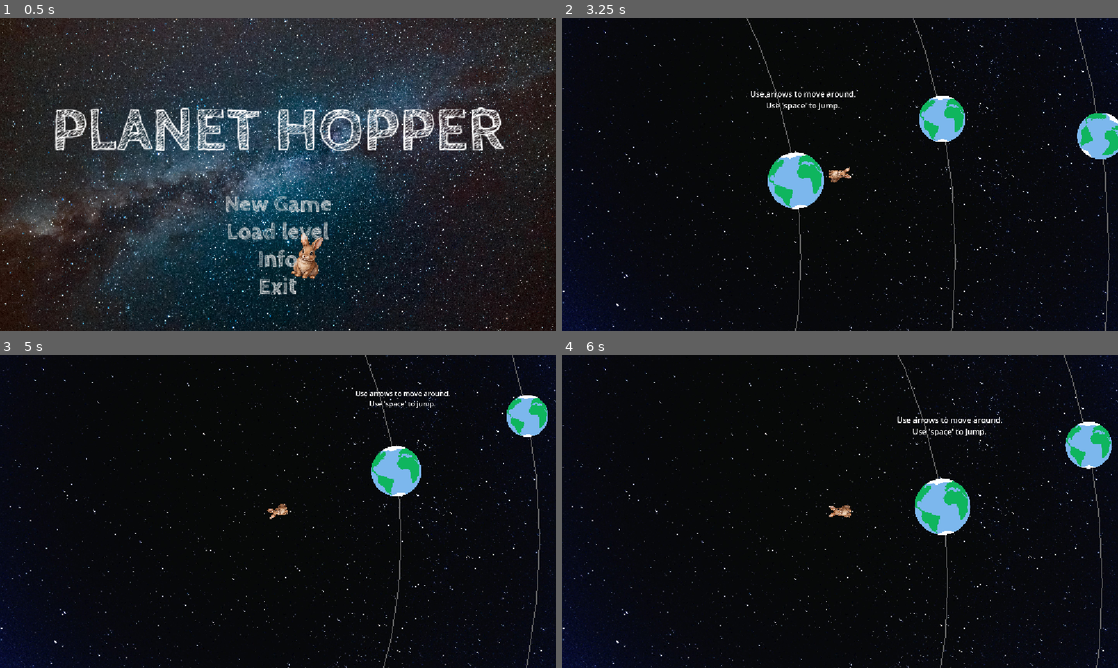
Above: before the commit, frames 1-4 (two rows, left to right).
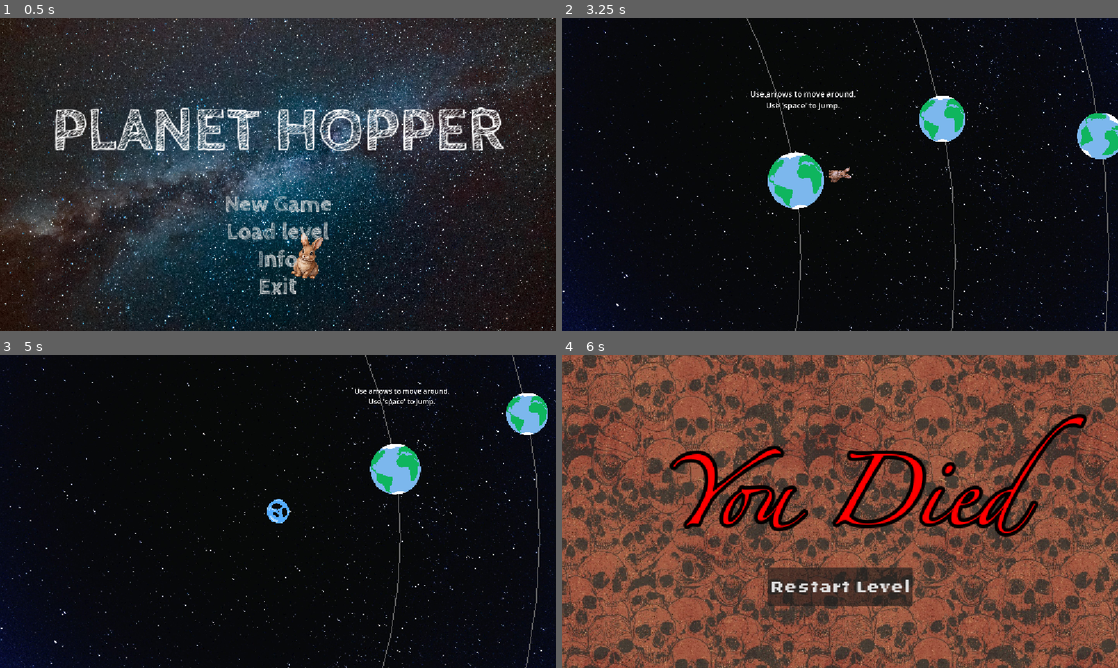
Above: after the commit, the same moments.

Repository: Dandandooo/planet-hopper
Game: Godot game, scene res://levels/main_menu.tscn
The game is run twice, just before and just after one commit, with the same random seed, the same clock (stepped at 60 frames per second) and the same inputs. Sound files missing from this copy of the repository are replaced by a short silence.
Inputs (mouse positions are in pixels of both pictures, inside the frame that each line leads up to):
- Up to frame 1 (0.5 s): no input
- Up to frame 2 (3.25 s): click "New Game" at 0.5 s; tap E (radio) at 1.25, 2, 2.1, 2.75 s; move the mouse to (962, 158) at 1.27 s; hold Right (right) 1.28-2.03 s; tap Space (jump) at 1.35, 1.52, 1.82, 2.27, 2.3, 2.57, 3.05 s; click (962, 158) at 1.42 s; move the mouse to (728, 190) at 2.02 s; hold Left (left) 2.03-2.78 s; move the mouse to (895, 105) at 2.77 s; hold Right (right) from 2.78 s (still down); tap Enter at 2.85 s
- Up to frame 3 (5 s): tap E (radio) at 3.5, 4.25 s; move the mouse to (250, 574) at 3.52 s; tap F at 3.6 s; click (250, 574) at 3.67 s; tap Space (jump) at 3.77, 3.8, 4.07, 4.35, 4.52, 4.82 s; move the mouse to (444, 558) at 4.27 s; release Right (right) at 4.28 s; hold Left (left) from 4.28 s (still down); tap \ (debug, bound only after the commit) at 4.9 s
- Up to frame 4 (6 s): keep holding Left (left); tap E (radio) at 5, 5.1 s; move the mouse to (673, 464) at 5.02 s; tap Space (jump) at 5.27, 5.3, 5.57 s; move the mouse to (867, 511) at 5.77 s; tap Enter at 5.85 s; click (867, 511) at 5.92 s

Frame 1 is identical in both runs. In frame 2, less than 0.1% of the frame differs, in the area x 48-52%, y 48-52%; in frame 3, 1.5%; in frame 4, 97%, in the area x 0-100%, y 0-100%.

Commit message:
basic sounds

Diff:
--- a/components/enemy.gd
+++ b/components/enemy.gd
@@ -31,4 +31,4 @@
 func _on_collision(node: Node):
 	var player = node as Wabbit
 	if player:
-		player.die()
+		player.burn()
--- a/components/geyser.gd
+++ b/components/geyser.gd
@@ -2,20 +2,17 @@
 
 @export var launch_strength = 1000
 
-var beam: Sprite2D
-var timer: Timer
+var geyser_audio = preload("res://assets/sound/geyser.mp3")
+
+@onready var beam: Sprite2D = $GeyserBeam
+@onready var timer: Timer = $Timer
 @export_range(0, 3, 0.1) var geyser_duration: float = 1.0
 
 # Called when the node enters the scene tree for the first time.
 func _ready() -> void:
-	var area = find_child("Area2D") as Area2D
-	if area:
-		area.body_entered.connect(_launch_player)
-	else:
-		print("CANNOT FIND CHILD AREA!")
-	beam = find_child("GeyserBeam") as Sprite2D
-	timer = find_child("Timer") as Timer
+	$Area2D.body_entered.connect(_launch_player)
 	timer.wait_time = geyser_duration
+	$AudioStreamPlayer2D.stream = geyser_audio
 
 func _launch_player(body: Node2D) -> void:
 	var player: Wabbit = body as Wabbit
@@ -23,5 +20,6 @@
 		player.launch(global_rotation - PI/2, launch_strength, true)
 		beam.visible = true
 		timer.start()
+		$AudioStreamPlayer2D.play()
 		await timer.timeout
 		beam.visible = false
--- a/components/geyser.tscn
+++ b/components/geyser.tscn
@@ -29,3 +29,5 @@
 position = Vector2(0.49998808, -289.25)
 scale = Vector2(0.78075695, 1.0025997)
 texture = ExtResource("3_26mgd")
+
+[node name="AudioStreamPlayer2D" type="AudioStreamPlayer2D" parent="."]
--- /dev/null
+++ b/components/landmine.gd
@@ -0,0 +1,12 @@
+class_name Landmine
+extends Area2D
+
+
+# Called when the node enters the scene tree for the first time.
+func _ready() -> void:
+	body_entered.connect(_kill_player)
+
+func _kill_player(node: Node2D):
+	var player = node as Wabbit
+	if player:
+		player.explode()
--- /dev/null
+++ b/components/landmine.tscn
@@ -0,0 +1,19 @@
+[gd_scene load_steps=4 format=3 uid="uid://bnlpe2y1obb5a"]
+
+[ext_resource type="Texture2D" uid="uid://psvp1kt8hkgk" path="res://assets/character_sprite/landmine.png" id="1_d6bgs"]
+[ext_resource type="Script" uid="uid://3cyajfubu0tw" path="res://components/landmine.gd" id="1_egmv0"]
+
+[sub_resource type="RectangleShape2D" id="RectangleShape2D_egmv0"]
+size = Vector2(670, 290)
+
+[node name="Landmine" type="Area2D"]
+script = ExtResource("1_egmv0")
+
+[node name="Landmine" type="Sprite2D" parent="."]
+scale = Vector2(0.05, 0.05)
+texture = ExtResource("1_d6bgs")
+
+[node name="CollisionShape2D" type="CollisionShape2D" parent="."]
+position = Vector2(0.5, -5.5)
+scale = Vector2(0.1, 0.1)
+shape = SubResource("RectangleShape2D_egmv0")
--- a/components/star.gd
+++ b/components/star.gd
@@ -18,4 +18,4 @@
 func _kill_node(node: Node):
 	var player = node as Wabbit
 	if player:
-		player.die()
+		player.burn()
--- a/components/wabbit.gd
+++ b/components/wabbit.gd
@@ -6,7 +6,12 @@
 @export_range(0, 1000, 50) var jumpspeed: float = 1000
 @export_range(0, 10, 1) var grav_strength: float = 3
 
-var death_sound = preload("res://assets/sound/yoda.mp3")
+var jump_sound = preload("res://assets/sound/jump.mp3")
+var walk_sound = preload("res://assets/sound/slide.mp3")
+
+var pop_sound = preload("res://assets/sound/pop.mp3")
+var burn_sound = preload("res://assets/sound/yoda.mp3")
+var boom_sound = preload("res://assets/sound/explosion.mp3")
 var is_dead: bool = false
 
 var min_gravity: float = 50
@@ -45,6 +50,9 @@
 func _physics_process(delta: float) -> void:
 	if is_dead:
 		return
+
+	if Input.is_action_pressed("debug"):
+		suffocate()
 
 	_zoom_to_planets()
 	_check_air_time(delta)
@@ -65,7 +73,10 @@
 	else:
 		_walk(delta)
 		if Input.is_action_pressed(inputs.jump):
+			$AudioStreamPlayer2D.stream = jump_sound
+			$AudioStreamPlayer2D.play()
 			launch(global_rotation - PI/2, jumpspeed)
+
 
 func _apply_gravity(delta: float) -> void:
 	var grav = Vector2(0, 0)
@@ -92,6 +103,13 @@
 
 func _walk(delta: float) -> void:
 	var walk = Input.get_axis(inputs.left, inputs.right)
+	if walk != 0:
+		if not $AudioStreamPlayer2D.playing:
+			$AudioStreamPlayer2D.stream = walk_sound
+			$AudioStreamPlayer2D.play()
+	else:
+		if not is_dead:
+			$AudioStreamPlayer2D.stop()
 
 	current_planet_angle += movespeed * walk / current_planet_radius
 
@@ -144,9 +162,11 @@
 	if gravity_enabled:
 		air_time += delta
 		if air_time >= max_air_time:
-			die()
+			suffocate()
+		$Wabbit.modulate = Color(1 - air_time / max_air_time, 1 - air_time / max_air_time, 1, 1)
 	else:
 		air_time = 0.0
+		$Wabbit.modulate = Color(1, 1, 1, 1)
 
 func _check_enemy_collision() -> void:
 	"""Check if wabbit has collided with an enemy"""
@@ -154,19 +174,44 @@
 		var collision = get_slide_collision(i)
 		var collider = collision.get_collider()
 		if collider and collider.is_in_group("enemy"):
-			die()
+			burn()
 			return
 
 func burn() -> void:
-	# TODO
-	die()
-
-func die() -> void:
 	if is_dead:
 		return
 	is_dead = true
-	$AudioStreamPlayer2D.stream = death_sound
+	$AudioStreamPlayer2D.stream = burn_sound
 	$AudioStreamPlayer2D.play()
 	$DeathFire.visible = true
 	await get_tree().create_timer(1).timeout
+	die()
+
+func suffocate() -> void:
+	if is_dead:
+		return
+	is_dead = true
+	$AudioStreamPlayer2D.stream = pop_sound
+	$AudioStreamPlayer2D.play()
+	$Wabbit.visible = false
+	$PopSprite.visible = true
+	$PopSprite.play()
+	await get_tree().create_timer(1).timeout
+	die()
+
+func explode() -> void:
+	if is_dead:
+		return
+	is_dead = true
+	$AudioStreamPlayer2D.stream = boom_sound
+	$AudioStreamPlayer2D.play()
+	$Wabbit.visible = false
+	$ExplodeSprite.visible = true
+	$ExplodeSprite.play()
+	await get_tree().create_timer(1).timeout
+	die()
+
+func die() -> void:
+	assert(is_dead, "how did you die?")
+	$AudioStreamPlayer2D.stop()
 	get_tree().change_scene_to_file("res://levels/death_screen.tscn")
--- a/components/wabbit.tscn
+++ b/components/wabbit.tscn
@@ -1,13 +1,269 @@
-[gd_scene load_steps=7 format=3 uid="uid://cnwn1hmwygwlf"]
+[gd_scene load_steps=45 format=3 uid="uid://cnwn1hmwygwlf"]
 
 [ext_resource type="Texture2D" uid="uid://cw0au8ogm10i4" path="res://assets/character_sprite/rabbit.svg" id="1_6xmfo"]
 [ext_resource type="Script" uid="uid://bw1pmvy3aqyq0" path="res://components/wabbit.gd" id="1_bsh7b"]
 [ext_resource type="Resource" uid="uid://d4dbata8efl1k" path="res://components/wabbit_inputs.tres" id="2_oga63"]
 [ext_resource type="Texture2D" uid="uid://c7p364srsx382" path="res://assets/character_sprite/fire.png" id="3_xe7d7"]
 [ext_resource type="Texture2D" uid="uid://crteyodrlkmyy" path="res://assets/character_sprite/wabbit.png" id="4_18x16"]
+[ext_resource type="Texture2D" uid="uid://bgdqq0b5u0nyp" path="res://assets/character_sprite/explosion.png" id="6_nuiyv"]
+[ext_resource type="Texture2D" uid="uid://chpot0y0hy3cx" path="res://assets/character_sprite/pop.png" id="6_yu05o"]
 
 [sub_resource type="RectangleShape2D" id="RectangleShape2D_oga63"]
 size = Vector2(68, 80)
+
+[sub_resource type="AtlasTexture" id="AtlasTexture_tuiva"]
+atlas = ExtResource("6_nuiyv")
+region = Rect2(0, 0, 208, 256)
+
+[sub_resource type="AtlasTexture" id="AtlasTexture_bqd5r"]
+atlas = ExtResource("6_nuiyv")
+region = Rect2(208, 0, 208, 256)
+
+[sub_resource type="AtlasTexture" id="AtlasTexture_v1esi"]
+atlas = ExtResource("6_nuiyv")
+region = Rect2(416, 0, 208, 256)
+
+[sub_resource type="AtlasTexture" id="AtlasTexture_61v7n"]
+atlas = ExtResource("6_nuiyv")
+region = Rect2(624, 0, 208, 256)
+
+[sub_resource type="AtlasTexture" id="AtlasTexture_nymug"]
+atlas = ExtResource("6_nuiyv")
+region = Rect2(832, 0, 208, 256)
+
+[sub_resource type="AtlasTexture" id="AtlasTexture_eyg2o"]
+atlas = ExtResource("6_nuiyv")
+region = Rect2(1040, 0, 208, 256)
+
+[sub_resource type="AtlasTexture" id="AtlasTexture_45bnv"]
+atlas = ExtResource("6_nuiyv")
+region = Rect2(1248, 0, 208, 256)
+
+[sub_resource type="AtlasTexture" id="AtlasTexture_a15ew"]
+atlas = ExtResource("6_nuiyv")
+region = Rect2(1456, 0, 208, 256)
+
+[sub_resource type="AtlasTexture" id="AtlasTexture_mirf7"]
+atlas = ExtResource("6_nuiyv")
+region = Rect2(1664, 0, 208, 256)
+
+[sub_resource type="AtlasTexture" id="AtlasTexture_ohom2"]
+atlas = ExtResource("6_nuiyv")
+region = Rect2(1872, 0, 208, 256)
+
+[sub_resource type="AtlasTexture" id="AtlasTexture_rqka1"]
+atlas = ExtResource("6_nuiyv")
+region = Rect2(2080, 0, 208, 256)
+
+[sub_resource type="AtlasTexture" id="AtlasTexture_opq88"]
+atlas = ExtResource("6_nuiyv")
+region = Rect2(2288, 0, 208, 256)
+
+[sub_resource type="AtlasTexture" id="AtlasTexture_ituhg"]
+atlas = ExtResource("6_nuiyv")
+region = Rect2(2496, 0, 208, 256)
+
+[sub_resource type="AtlasTexture" id="AtlasTexture_82ytt"]
+atlas = ExtResource("6_nuiyv")
+region = Rect2(2704, 0, 208, 256)
+
+[sub_resource type="AtlasTexture" id="AtlasTexture_7kpkg"]
+atlas = ExtResource("6_nuiyv")
+region = Rect2(2912, 0, 208, 256)
+
+[sub_resource type="AtlasTexture" id="AtlasTexture_wnwnv"]
+atlas = ExtResource("6_nuiyv")
+region = Rect2(3120, 0, 208, 256)
+
+[sub_resource type="AtlasTexture" id="AtlasTexture_bw3np"]
+atlas = ExtResource("6_nuiyv")
+region = Rect2(3328, 0, 208, 256)
+
+[sub_resource type="AtlasTexture" id="AtlasTexture_rx0k8"]
+atlas = ExtResource("6_nuiyv")
+region = Rect2(3536, 0, 208, 256)
+
+[sub_resource type="AtlasTexture" id="AtlasTexture_ivn8p"]
+atlas = ExtResource("6_nuiyv")
+region = Rect2(3744, 0, 208, 256)
+
+[sub_resource type="AtlasTexture" id="AtlasTexture_ps5a8"]
+atlas = ExtResource("6_nuiyv")
+region = Rect2(3952, 0, 208, 256)
+
+[sub_resource type="AtlasTexture" id="AtlasTexture_lp5af"]
+atlas = ExtResource("6_nuiyv")
+region = Rect2(4160, 0, 208, 256)
+
+[sub_resource type="AtlasTexture" id="AtlasTexture_vybl0"]
+atlas = ExtResource("6_nuiyv")
+region = Rect2(4368, 0, 208, 256)
+
+[sub_resource type="AtlasTexture" id="AtlasTexture_3jxr2"]
+atlas = ExtResource("6_nuiyv")
+region = Rect2(4576, 0, 208, 256)
+
+[sub_resource type="AtlasTexture" id="AtlasTexture_q6van"]
+atlas = ExtResource("6_nuiyv")
+region = Rect2(4784, 0, 208, 256)
+
+[sub_resource type="AtlasTexture" id="AtlasTexture_54bc7"]
+atlas = ExtResource("6_nuiyv")
+region = Rect2(4992, 0, 208, 256)
+
+[sub_resource type="AtlasTexture" id="AtlasTexture_7vd42"]
+atlas = ExtResource("6_nuiyv")
+region = Rect2(5200, 0, 208, 256)
+
+[sub_resource type="AtlasTexture" id="AtlasTexture_6j448"]
+atlas = ExtResource("6_nuiyv")
+region = Rect2(5408, 0, 208, 256)
+
+[sub_resource type="SpriteFrames" id="SpriteFrames_d57hl"]
+animations = [{
+"frames": [{
+"duration": 1.0,
+"texture": SubResource("AtlasTexture_tuiva")
+}, {
+"duration": 1.0,
+"texture": SubResource("AtlasTexture_bqd5r")
+}, {
+"duration": 1.0,
+"texture": SubResource("AtlasTexture_v1esi")
+}, {
+"duration": 1.0,
+"texture": SubResource("AtlasTexture_61v7n")
+}, {
+"duration": 1.0,
+"texture": SubResource("AtlasTexture_nymug")
+}, {
+"duration": 1.0,
+"texture": SubResource("AtlasTexture_eyg2o")
+}, {
+"duration": 1.0,
+"texture": SubResource("AtlasTexture_45bnv")
+}, {
+"duration": 1.0,
+"texture": SubResource("AtlasTexture_a15ew")
+}, {
+"duration": 1.0,
+"texture": SubResource("AtlasTexture_mirf7")
+}, {
+"duration": 1.0,
+"texture": SubResource("AtlasTexture_ohom2")
+}, {
+"duration": 1.0,
+"texture": SubResource("AtlasTexture_rqka1")
+}, {
+"duration": 1.0,
+"texture": SubResource("AtlasTexture_opq88")
+}, {
+"duration": 1.0,
+"texture": SubResource("AtlasTexture_ituhg")
+}, {
+"duration": 1.0,
+"texture": SubResource("AtlasTexture_82ytt")
+}, {
+"duration": 1.0,
+"texture": SubResource("AtlasTexture_7kpkg")
+}, {
+"duration": 1.0,
+"texture": SubResource("AtlasTexture_wnwnv")
+}, {
+"duration": 1.0,
+"texture": SubResource("AtlasTexture_bw3np")
+}, {
+"duration": 1.0,
+"texture": SubResource("AtlasTexture_rx0k8")
+}, {
+"duration": 1.0,
+"texture": SubResource("AtlasTexture_ivn8p")
+}, {
+"duration": 1.0,
+"texture": SubResource("AtlasTexture_ps5a8")
+}, {
+"duration": 1.0,
+"texture": SubResource("AtlasTexture_lp5af")
+}, {
+"duration": 1.0,
+"texture": SubResource("AtlasTexture_vybl0")
+}, {
+"duration": 1.0,
+"texture": SubResource("AtlasTexture_3jxr2")
+}, {
+"duration": 1.0,
+"texture": SubResource("AtlasTexture_q6van")
+}, {
+"duration": 1.0,
+"texture": SubResource("AtlasTexture_54bc7")
+}, {
+"duration": 1.0,
+"texture": SubResource("AtlasTexture_7vd42")
+}, {
+"duration": 1.0,
+"texture": SubResource("AtlasTexture_6j448")
+}],
+"loop": false,
+"name": &"default",
+"speed": 30.0
+}]
+
+[sub_resource type="AtlasTexture" id="AtlasTexture_nuiyv"]
+atlas = ExtResource("6_yu05o")
+region = Rect2(0, 0, 200, 200)
+
+[sub_resource type="AtlasTexture" id="AtlasTexture_7j0ce"]
+atlas = ExtResource("6_yu05o")
+region = Rect2(200, 0, 200, 200)
+
+[sub_resource type="AtlasTexture" id="AtlasTexture_b5g8v"]
+atlas = ExtResource("6_yu05o")
+region = Rect2(400, 0, 200, 200)
+
+[sub_resource type="AtlasTexture" id="AtlasTexture_sbbrn"]
+atlas = ExtResource("6_yu05o")
+region = Rect2(600, 0, 200, 200)
+
+[sub_resource type="AtlasTexture" id="AtlasTexture_qsbw3"]
+atlas = ExtResource("6_yu05o")
+region = Rect2(800, 0, 200, 200)
+
+[sub_resource type="AtlasTexture" id="AtlasTexture_g5gj2"]
+atlas = ExtResource("6_yu05o")
+region = Rect2(1000, 0, 200, 200)
+
+[sub_resource type="AtlasTexture" id="AtlasTexture_tmtgi"]
+atlas = ExtResource("6_yu05o")
+region = Rect2(1200, 0, 200, 200)
+
+[sub_resource type="SpriteFrames" id="SpriteFrames_tuiva"]
+animations = [{
+"frames": [{
+"duration": 1.0,
+"texture": SubResource("AtlasTexture_nuiyv")
+}, {
+"duration": 1.0,
+"texture": SubResource("AtlasTexture_7j0ce")
+}, {
+"duration": 1.0,
+"texture": SubResource("AtlasTexture_b5g8v")
+}, {
+"duration": 1.0,
+"texture": SubResource("AtlasTexture_sbbrn")
+}, {
+"duration": 1.0,
+"texture": SubResource("AtlasTexture_qsbw3")
+}, {
+"duration": 1.0,
+"texture": SubResource("AtlasTexture_g5gj2")
+}, {
+"duration": 1.0,
+"texture": SubResource("AtlasTexture_tmtgi")
+}],
+"loop": false,
+"name": &"default",
+"speed": 14.0
+}]
 
 [node name="Wabbit" type="CharacterBody2D"]
 slide_on_ceiling = false
@@ -47,3 +303,15 @@
 position = Vector2(-1, -22)
 scale = Vector2(0.65833336, 0.55833334)
 texture = ExtResource("3_xe7d7")
+
+[node name="ExplodeSprite" type="AnimatedSprite2D" parent="."]
+visible = false
+scale = Vector2(0.7, 0.7)
+sprite_frames = SubResource("SpriteFrames_d57hl")
+
+[node name="PopSprite" type="AnimatedSprite2D" parent="."]
+visible = false
+scale = Vector2(0.7, 0.7)
+sprite_frames = SubResource("SpriteFrames_tuiva")
+frame = 1
+frame_progress = 0.082247496
--- a/levels/level3.tscn
+++ b/levels/level3.tscn
@@ -14,9 +14,6 @@
 [node name="Space" type="Sprite2D" parent="CanvasLayer"]
 position = Vector2(569, 336)
 texture = ExtResource("1_0fm5q")
-
-[node name="Wabbit" parent="." instance=ExtResource("1_aaqj5")]
-position = Vector2(-104, 19)
 
 [node name="Star" parent="." instance=ExtResource("2_0fm5q")]
 position = Vector2(-2591, 868)
@@ -43,3 +40,6 @@
 position = Vector2(-200, -290)
 rotation = -0.6091199
 scale = Vector2(2, 2)
+
+[node name="Wabbit" parent="." instance=ExtResource("1_aaqj5")]
+position = Vector2(-104, 19)
--- a/levels/tutorial_level.tscn
+++ b/levels/tutorial_level.tscn
@@ -6,6 +6,7 @@
 [ext_resource type="PackedScene" uid="uid://ba7mr1kx7f5wf" path="res://components/planet.tscn" id="4_12eng"]
 [ext_resource type="PackedScene" uid="uid://qwry8a8465u4" path="res://components/geyser.tscn" id="5_7dfxr"]
 [ext_resource type="PackedScene" uid="uid://cop34v84kwdsj" path="res://components/tower.tscn" id="6_o434n"]
+[ext_resource type="PackedScene" uid="uid://bnlpe2y1obb5a" path="res://components/landmine.tscn" id="7_707yn"]
 
 [sub_resource type="PhysicsMaterial" id="PhysicsMaterial_pdtm5"]
 rough = true
@@ -92,6 +93,10 @@
 scale = Vector2(1.6666666, 1.6666666)
 next_scene = "res://levels/level1.tscn"
 
+[node name="Landmine" parent="Star" instance=ExtResource("7_707yn")]
+position = Vector2(6444, -459.00024)
+rotation = 0.95644045
+
 [node name="jump" type="Label" parent="."]
 offset_left = -73.0
 offset_top = 82.0
--- a/project.godot
+++ b/project.godot
@@ -54,6 +54,11 @@
 "events": [Object(InputEventKey,"resource_local_to_scene":false,"resource_name":"","device":-1,"window_id":0,"alt_press …(192 unchanged characters)…
 ]
 }
+debug={
+"deadzone": 0.2,
+"events": [Object(InputEventKey,"resource_local_to_scene":false,"resource_name":"","device":-1,"window_id":0,"alt_pressed":false,"shift_pressed":false,"ctrl_pressed":false,"meta_pressed":false,"pressed":false,"keycode":0,"physical_keycode":92,"key_label":0,"unicode":92,"location":0,"echo":false,"script":null)
+]
+}
 
 [physics]
 
Binary file added: assets/character_sprite/explosion.png
Not shown, added: assets/character_sprite/explosion.png.import
Binary file added: assets/character_sprite/landmine.png
Not shown, added: assets/character_sprite/landmine.png.import
Binary file added: assets/character_sprite/pop.png
Not shown, added: assets/character_sprite/pop.png.import
Not shown, added: assets/sound/explosion.mp3.import
Not shown, added: assets/sound/geyser.mp3.import
Not shown, added: assets/sound/jump.mp3.import
Not shown, added: assets/sound/pop.mp3.import
Not shown, added: assets/sound/slide.mp3.import
Not shown, added: components/landmine.gd.uid
(and 6 more such lines)
